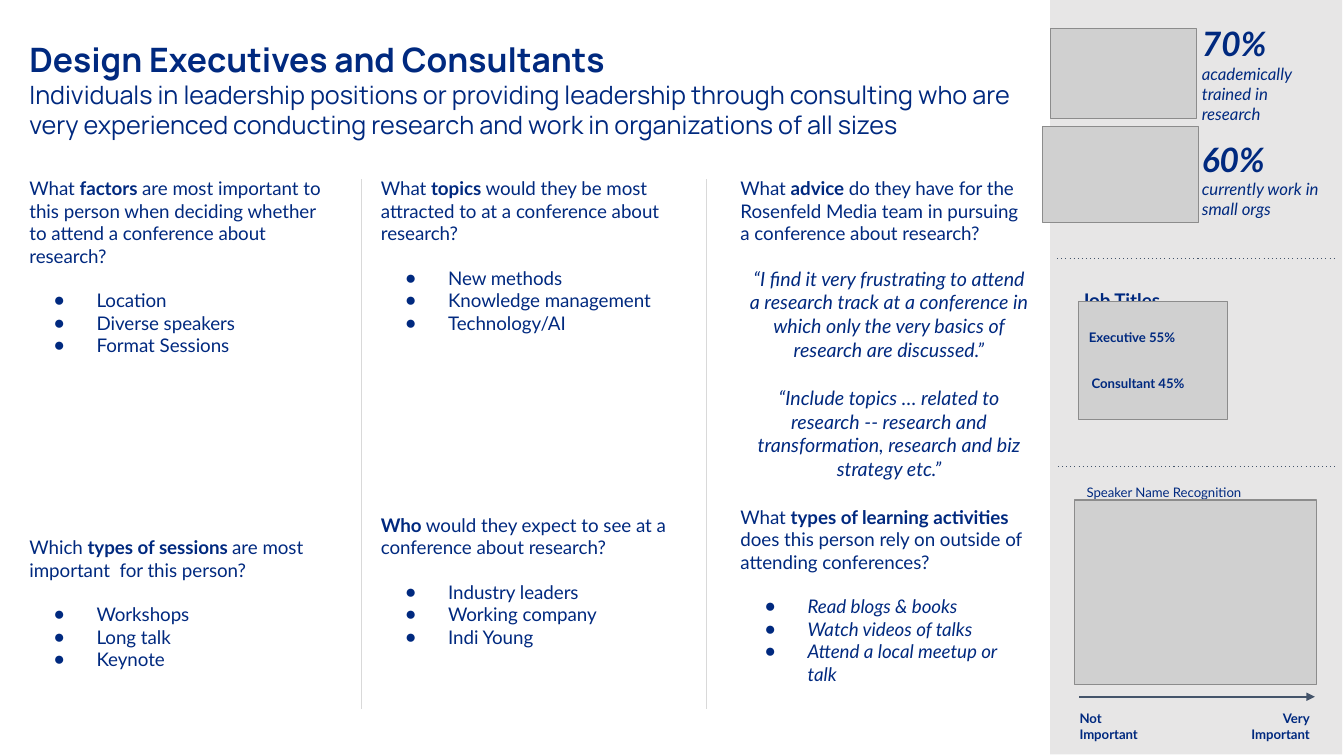
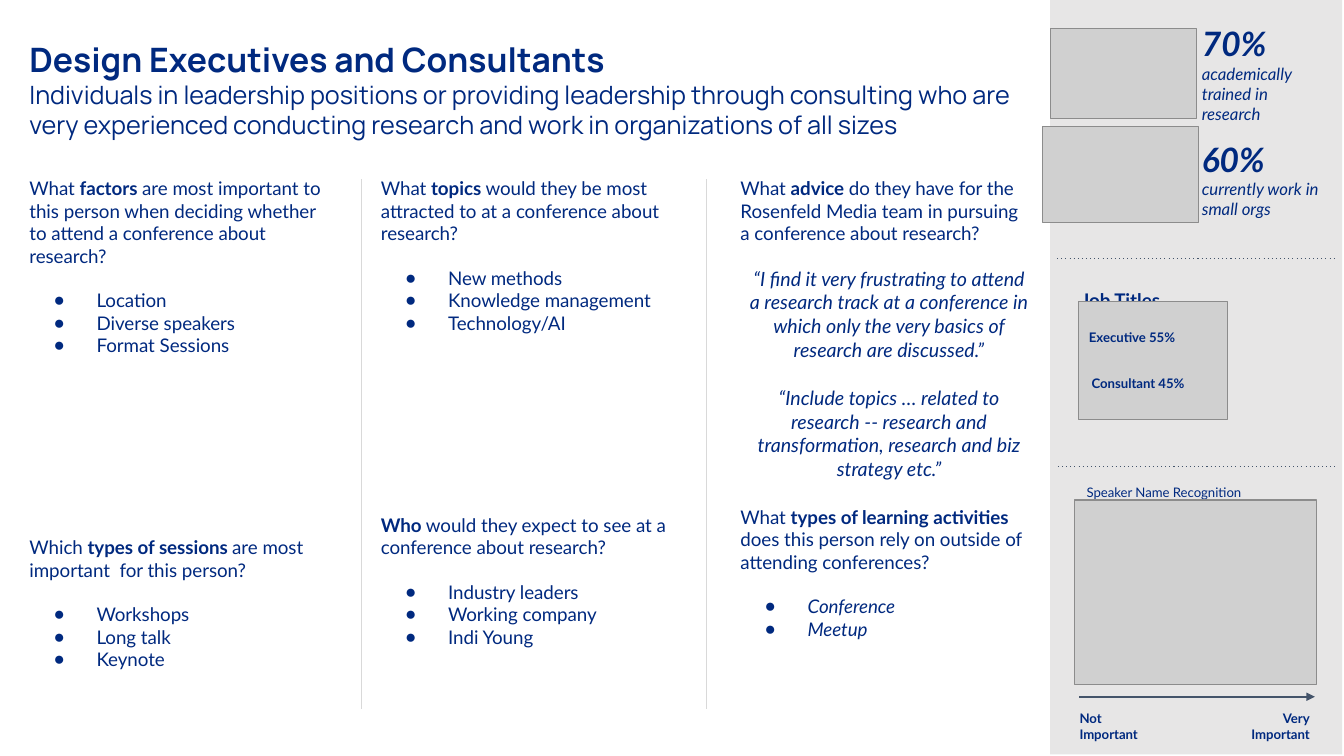
Before and after one commit to PersonaPredicta/Survey_Says..., a slide deck: slide 5 of established_personas.pptx. Drawn at 1344x756 pixels with LibreOffice and Linux fonts; fonts in the diff are those of the drawing; grey boxes stand for pictures. Boxes give left, top, right and bottom in pixels: in the first picture for what was removed or moved away, otherwise in the second. Text is boxed around its words. In the diff, an @@ line names an element or a change of style, - is before the commit and + after.

```diff
--- a/established_personas.pptx
+++ b/established_personas.pptx
@@ text at (808,599,896,640): text changed @@
-● Read blogs & books
-● Watch videos of talks
-● Attend a local meetup or talk
+● Conference
+● Meetup
```
Also in this commit, not shown: 4 other slides changed, 1 slide added.
